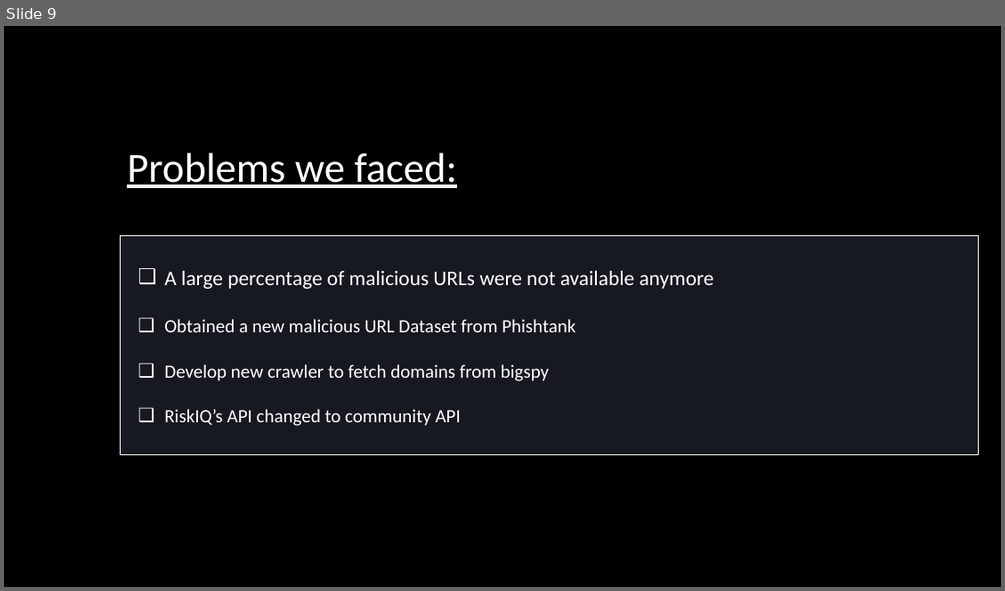
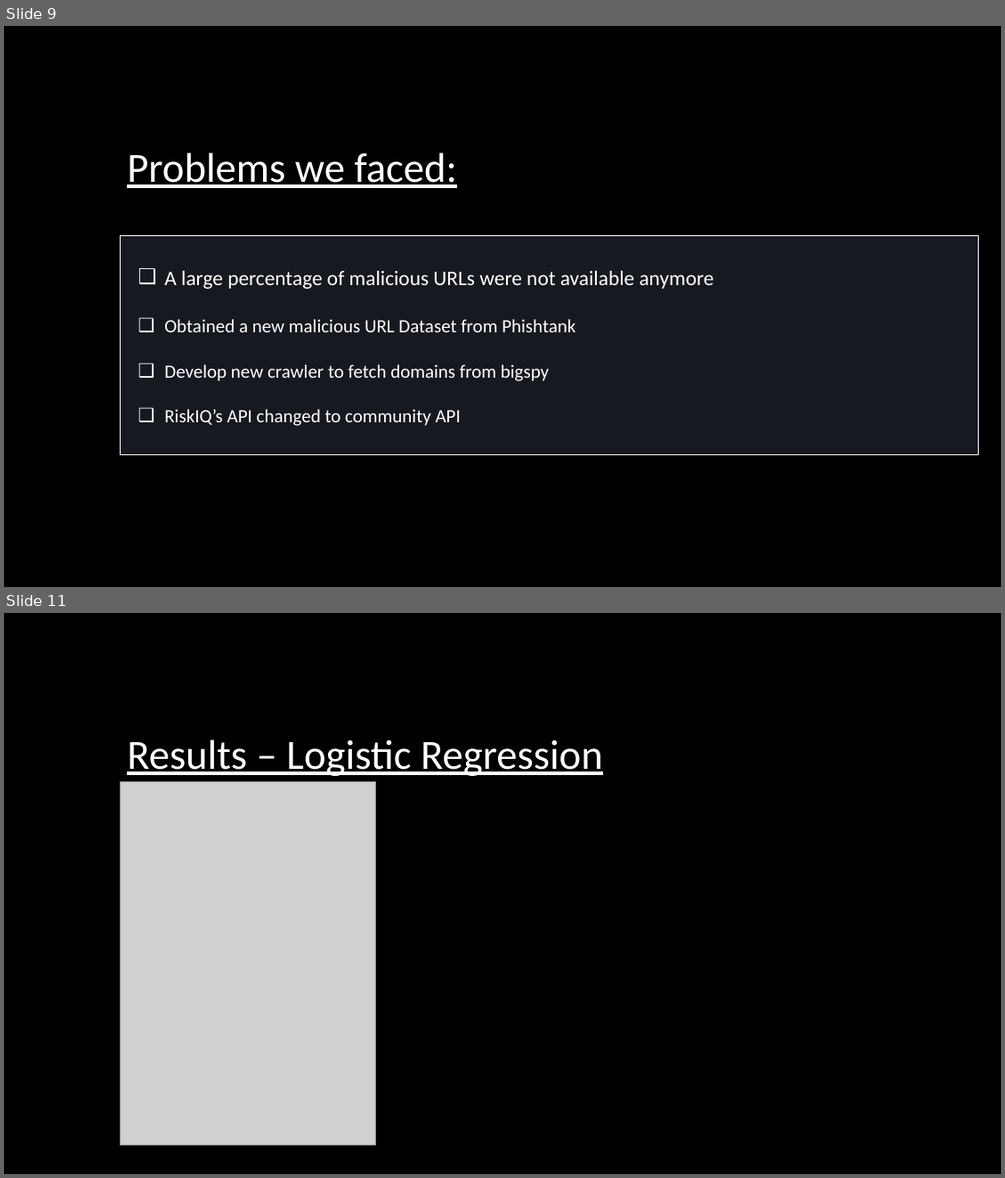
Before and after one commit to ElielGez/Malicious_URL_zdm_new_features_lee_eliel, a slide deck: Robust Malicious Domain Detection.pptx. Shown one above the other, each under a label of ours: slide 9 before the commit, slides 9 and 11 after it; the slides between them are not shown. The pictures are 1005x591 and 1005x1178 pixels, drawn with LibreOffice and Linux fonts; fonts in the diff are those of the drawing; grey boxes stand for pictures; background and template pictures are left out. Boxes give left, top, right and bottom in pixels: in the first picture for what was removed or moved away, otherwise in the second. Text is boxed around its words. In the diff, an @@ line names an element or a change of style, - is before the commit and + after.

```diff
--- a/Robust Malicious Domain Detection.pptx
+++ b/Robust Malicious Domain Detection.pptx
@@ slide 11 added at box(4, 613, 1001, 1174), background picture (left out) @@
@@ text added at box(127, 739, 603, 776), 40 pt, text #FFFFFF, underline @@
+Results – Logistic Regression
@@ picture added at box(120, 782, 376, 1144) @@
```
Also in this commit, not shown: 2 slides changed, 6 other slides added.
